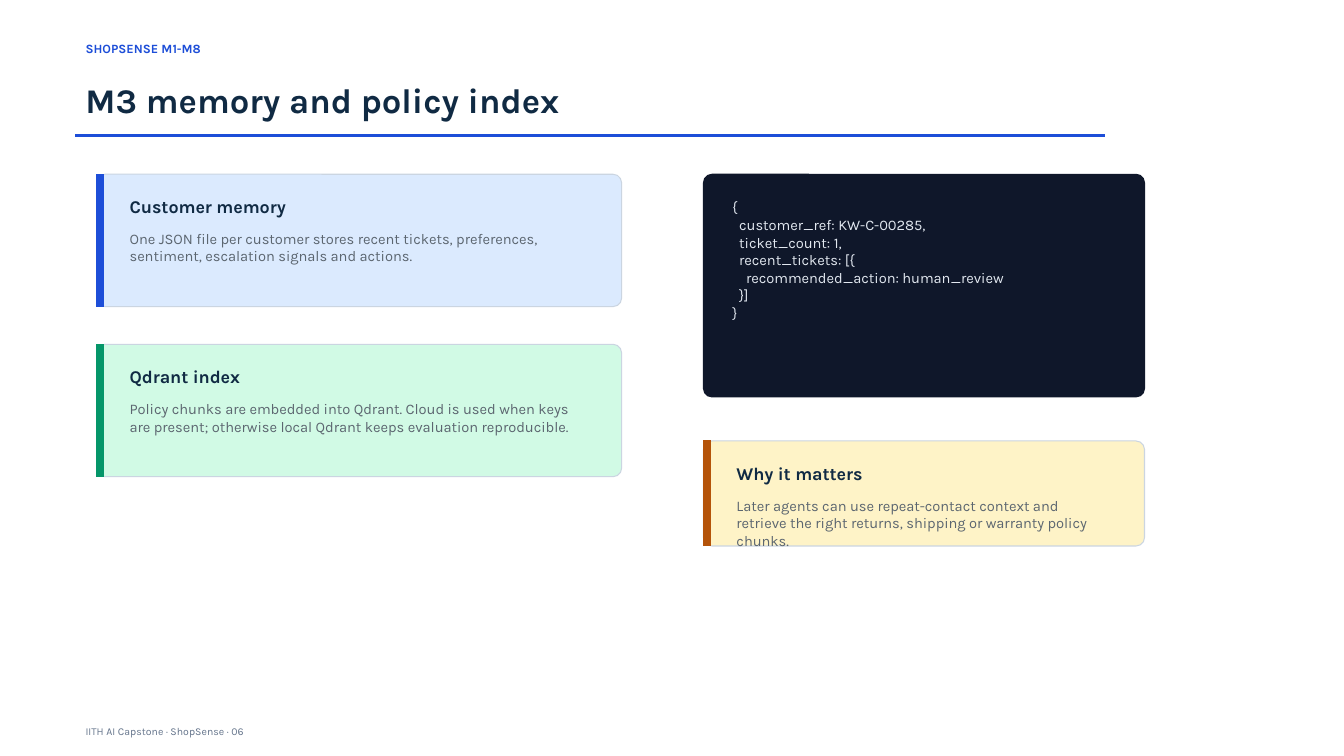
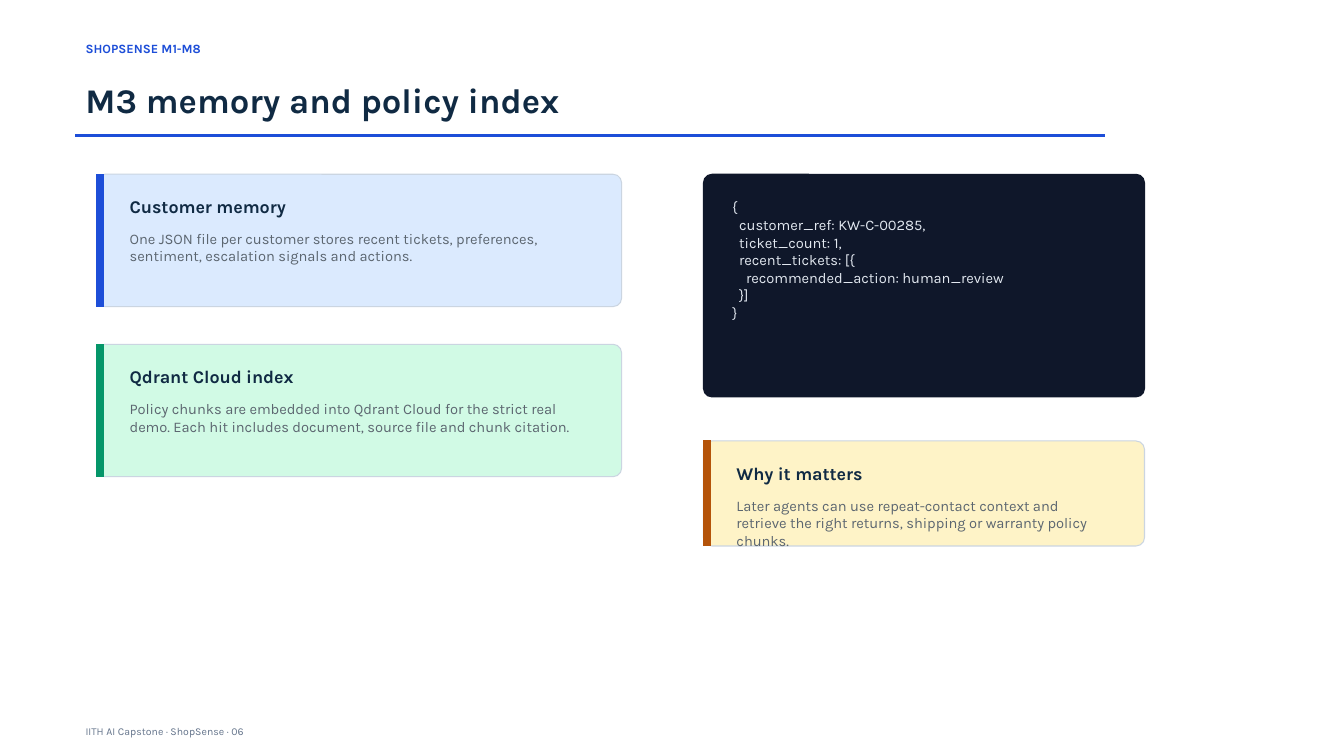
Before and after one commit to abhraj786/iith-ai-capstone-shopsense, a slide deck: slide 6 of docs/deck/iith-ai-capstone-shopsense.pptx. Drawn at 1344x756 pixels with LibreOffice and Linux fonts; fonts in the diff are those of the drawing. Boxes give left, top, right and bottom in pixels: in the first picture for what was removed or moved away, otherwise in the second. Text is boxed around its words. In the diff, an @@ line names an element or a change of style, - is before the commit and + after.

```diff
--- a/docs/deck/iith-ai-capstone-shopsense.pptx
+++ b/docs/deck/iith-ai-capstone-shopsense.pptx
@@ text at <box>130,370,293,386</box>: text changed @@
-Qdrant index
+Qdrant Cloud index
@@ text at <box>130,404,570,434</box>: text changed @@
-Policy chunks are embedded into Qdrant. Cloud is used when keys are present; otherwise local Qdrant keeps evaluation reproducible.
+Policy chunks are embedded into Qdrant Cloud for the strict real demo. Each hit includes document, source file and chunk citation.
```
Also in this commit, not shown: 3 other slides changed.
